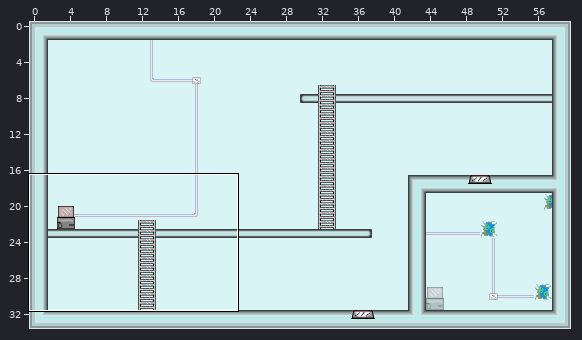
Tiled map, stored at assets/level3.tmx. Above: a wide view before the commit, with the close-up outlined.
Close-up. As it was:
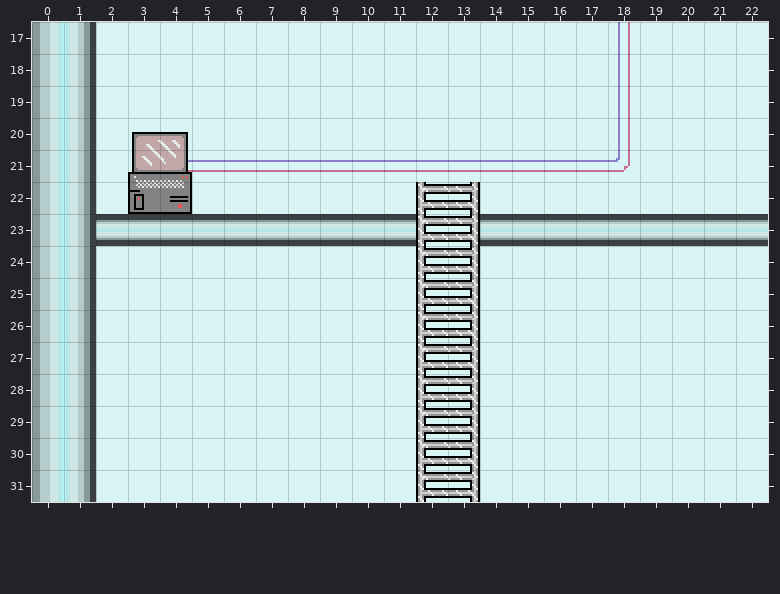
Cells are 16x16 px. Shown: x 0..22, y 17..31. The commit also changed other parts of the map, which this record leaves out.
And afterwards:
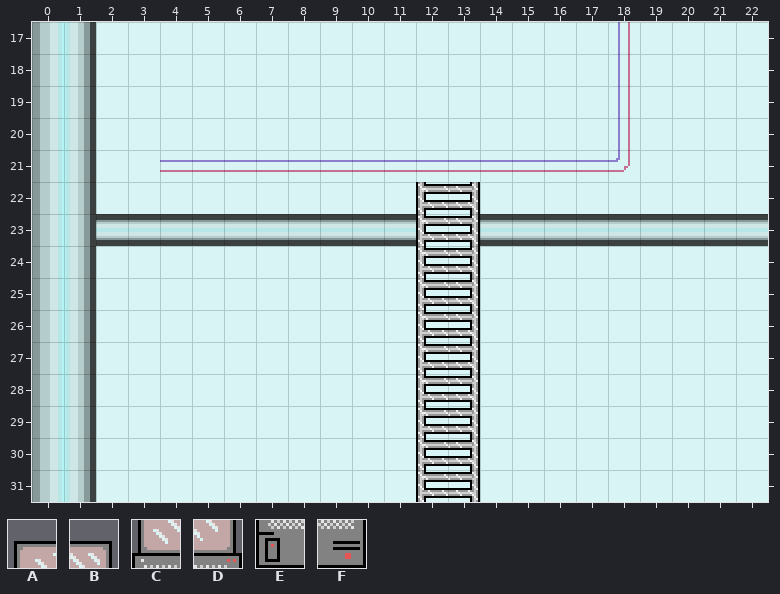
Key: from "tilez": A 22, B 23, C 86, D 87, E 150, F 151.
_ is an empty cell.
What changed:
Layer "ladders/tp":
The author cleared tile A in row 20 at x 3.
The author cleared tile B in row 20 at x 4.
The author cleared tile C in row 21 at x 3.
The author cleared tile D in row 21 at x 4.
The author cleared tile E in row 22 at x 3.
The author cleared tile F in row 22 at x 4.
Boxes around the changes in both close-ups, in picture pixels (x1, y1, x2, y2):
removed: (128, 132, 192, 214)
